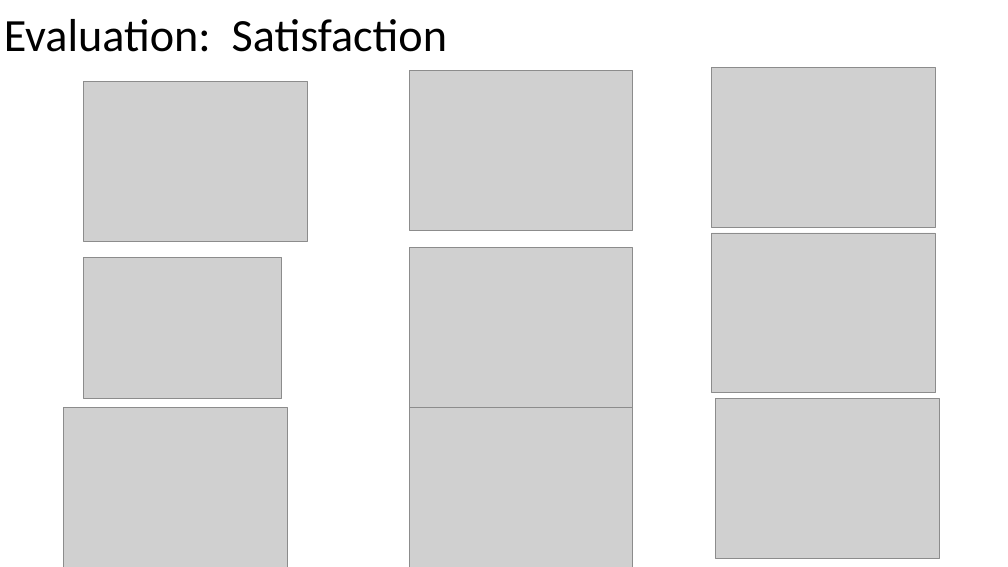
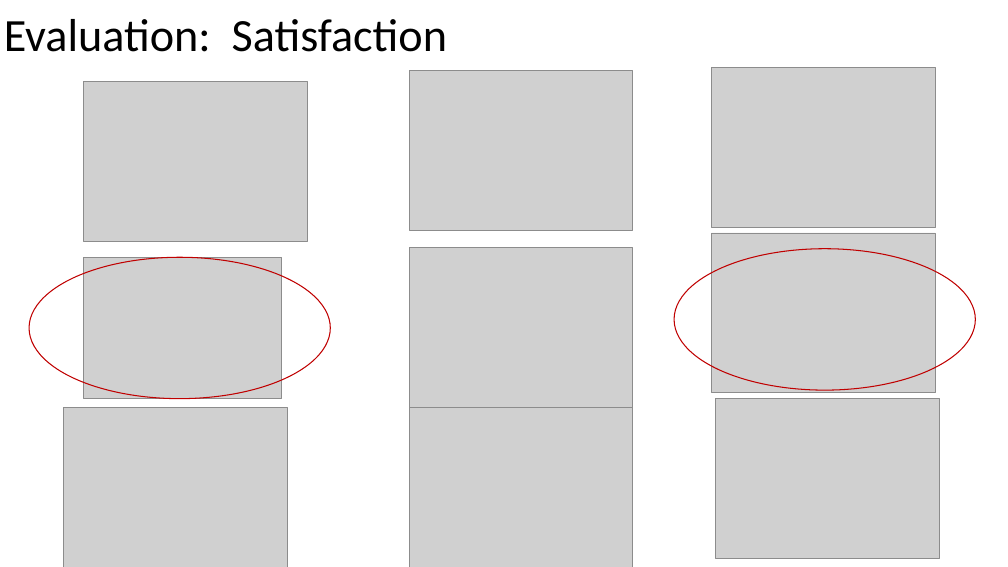
Before and after one commit to bdelahoussaye/CaseStudy2, a slide deck: slide 18 of Final Presentation_TEAM VARIANCE 6306.pptx. Drawn at 1008x567 pixels with LibreOffice and Linux fonts; fonts in the diff are those of the drawing; grey boxes stand for pictures. Boxes give left, top, right and bottom in pixels: in the first picture for what was removed or moved away, otherwise in the second. Text is boxed around its words. In the diff, an @@ line names an element or a change of style, - is before the commit and + after.

```diff
--- a/Final Presentation_TEAM VARIANCE 6306.pptx
+++ b/Final Presentation_TEAM VARIANCE 6306.pptx
@@ ellipse added at [29,257,330,399], outline #C00000 1 pt @@
@@ ellipse added at [675,249,975,390], outline #C00000 1 pt @@
```
Also in this commit, not shown: 13 other slides changed, 2 slides added, 1 other file.
